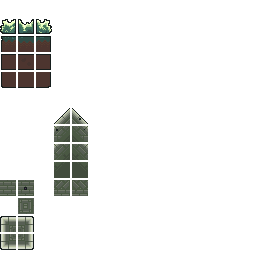
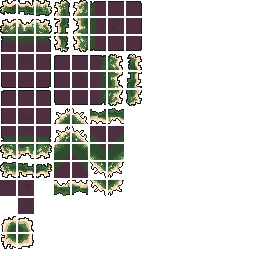
Two versions of the same layered image (256×256). Layer-by-layer changes:
painted on "레이어 8 복사 2" over [0, 180, 34, 214]
removed layer "레이어 8 복사" from group "그룹 2" over [0, 180, 16, 196]
removed group "레이어 10 복사 4 - 고급 개체 그룹" (in "그룹 2 - 고급 개체 그룹" › "그룹 2") (7 layers) from group "그룹 2" over [54, 108, 88, 196]
removed layer "레이어 10 복사 4" from group "레이어 10 복사 4 - 고급 개체 그룹" over [54, 144, 88, 160]
removed layer "레이어 10 복사 8" from group "레이어 10 복사 4 - 고급 개체 그룹" over [54, 159, 88, 178]
removed layer "레이어 10 복사 3" from group "레이어 10 복사 4 - 고급 개체 그룹" over [54, 180, 88, 196]
removed layer "레이어 10" from group "레이어 10 복사 4 - 고급 개체 그룹" over [54, 126, 88, 142]
removed group "slope" (2 layers) from group "레이어 10 복사 4 - 고급 개체 그룹" over [54, 108, 88, 124]
removed layer "레이어 5" from group "slope" over [54, 108, 88, 124]
removed layer "레이어 4" from group "slope" over [54, 108, 88, 124]
added layer "레이어 10 복사 4 - 고급 개체 그룹 복사" in group "그룹 2" over [90, 108, 124, 196]
added layer "레이어 10 복사 4 - 고급 개체 그룹" (in "그룹 2 - 고급 개체 그룹" › "그룹 2") in group "그룹 2" over [54, 108, 88, 196]
painted on "레이어 1 복사 14" over [1, 216, 34, 250]
removed layer "레이어 1 복사 13" from group "3*1" over [0, 234, 16, 250]
removed layer "레이어 1 복사 10" from group "3*1" over [18, 216, 34, 232]
removed layer "레이어 1 복사 12" from group "3*1" over [0, 216, 34, 250]
added layer "레이어 11 복사" in group "레이어 11 - 고급 개체 그룹" over [0, 90, 52, 178]
added layer "레이어 11 복사 3" in group "레이어 11 - 고급 개체 그룹" over [54, 0, 142, 52]
added layer "레이어 11 복사 2" in group "레이어 11 - 고급 개체 그룹" over [54, 54, 142, 106]
painted on "레이어 11" over [0, 0, 52, 88]
removed layer "레이어 19" from group "레이어 11 - 고급 개체 그룹" over [18, 19, 44, 34]
removed layer "레이어 20 복사" from group "레이어 11 - 고급 개체 그룹" over [21, 19, 52, 41]
removed layer "레이어 13" from group "레이어 11 - 고급 개체 그룹" over [1, 72, 51, 88]
removed layer "레이어 3" from group "레이어 11 - 고급 개체 그룹" over [1, 36, 51, 52]
…and 4 more changes (4 removed)
